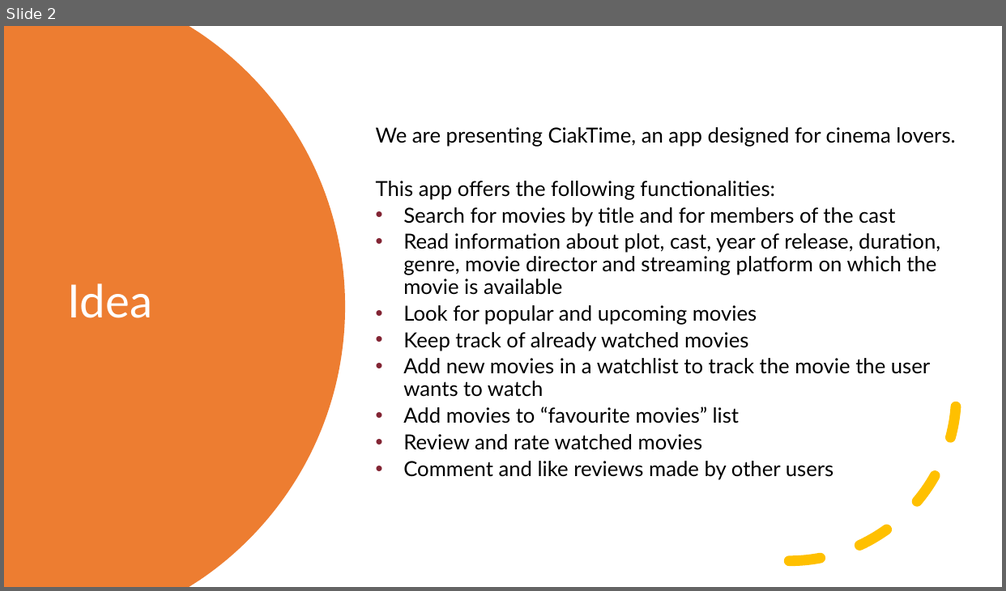
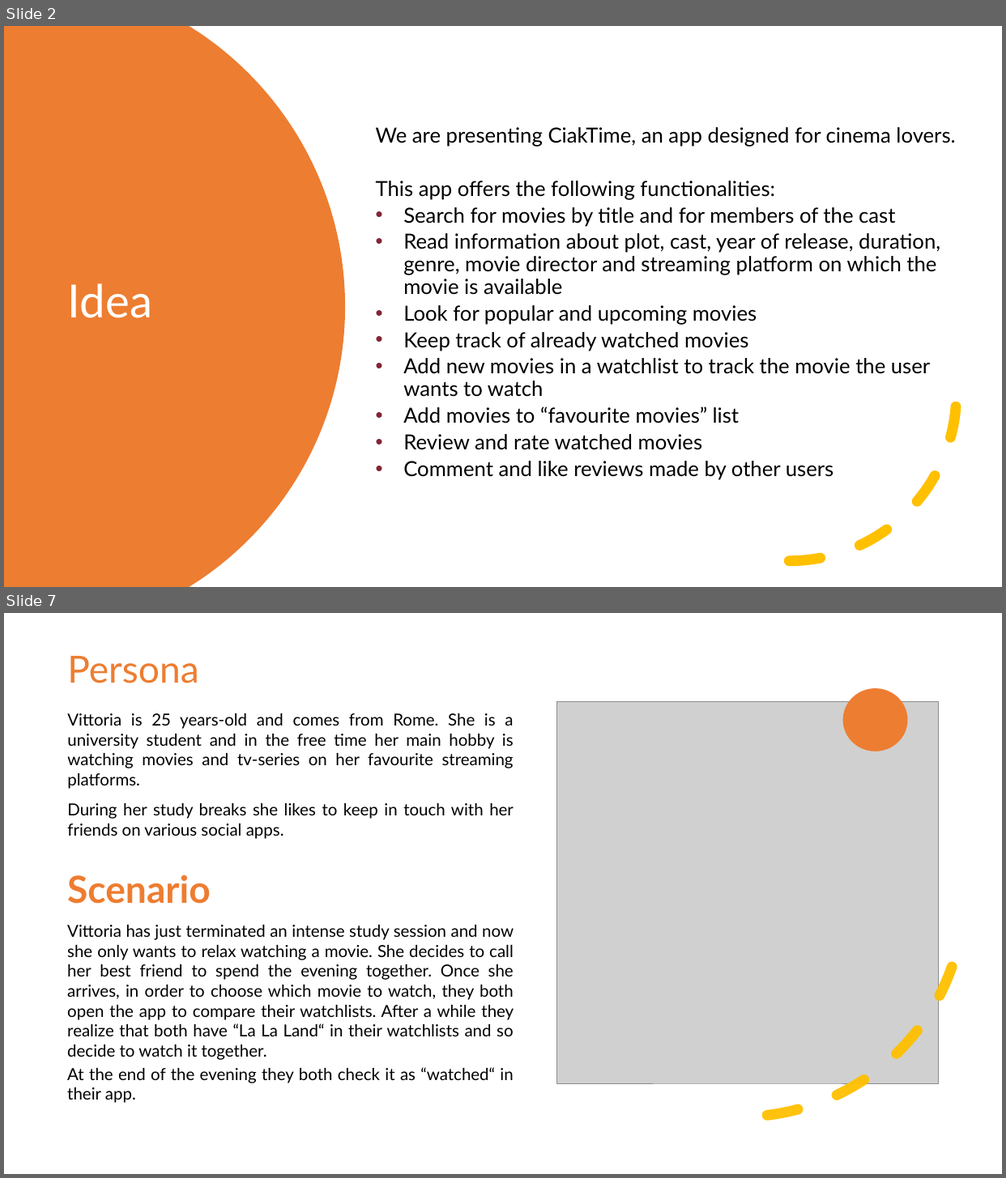
Before and after one commit to mauroficorella/Human-Computer-Interaction, a slide deck: Documentazione/Presentazione HCI.pptx. Shown one above the other, each under a label of ours: slide 2 before the commit, slides 2 and 7 after it; the slides between them are not shown. The pictures are 1006x591 and 1006x1178 pixels, drawn with LibreOffice and Linux fonts; fonts in the diff are those of the drawing; grey boxes stand for pictures. Boxes give left, top, right and bottom in pixels: in the first picture for what was removed or moved away, otherwise in the second. Text is boxed around its words. In the diff, an @@ line names an element or a change of style, - is before the commit and + after.

```diff
--- a/Documentazione/Presentazione HCI.pptx
+++ b/Documentazione/Presentazione HCI.pptx
@@ slide 7 added at <box>4,613,1002,1174</box>, background #FFFFFF @@
@@ text added at <box>67,656,198,683</box>, 36 pt, text #ED7D31 @@
+Persona
@@ arc (boxed as its full ellipse) added at <box>492,645,990,1142</box>, outline #FFC000 10 pt dashed @@
@@ picture added at <box>556,702,938,1084</box> @@
@@ ellipse added at <box>843,688,908,752</box>, fill #ED7D31 @@
@@ text added at <box>67,713,513,839</box>, 16 pt, text #000000 @@
+Vittoria is 25 years-old and comes from Rome. She is a university student and in the free time her main hobby is watching movies and tv-series on her favourite streaming platforms.
+During her study breaks she likes to keep in touch with her friends on various social apps.
@@ text added at <box>67,875,211,904</box>, 36 pt, text #ED7D31, bold @@
+Scenario
@@ text added at <box>67,925,513,1103</box>, 16 pt, text #000000 @@
+Vittoria has just terminated an intense study session and now she only wants to relax watching a movie. She decides to call her best friend to spend the evening together. Once she arrives, in order to choose which movie to watch, they both open the app to compare their watchlists. After a while they realize that both have “La La Land“ in their watchlists and so decide to watch it together.
+At the end of the evening they both check it as “watched“ in their app.
```
Also in this commit, not shown: 3 slides changed, 15 other slides added, 3 other files.
